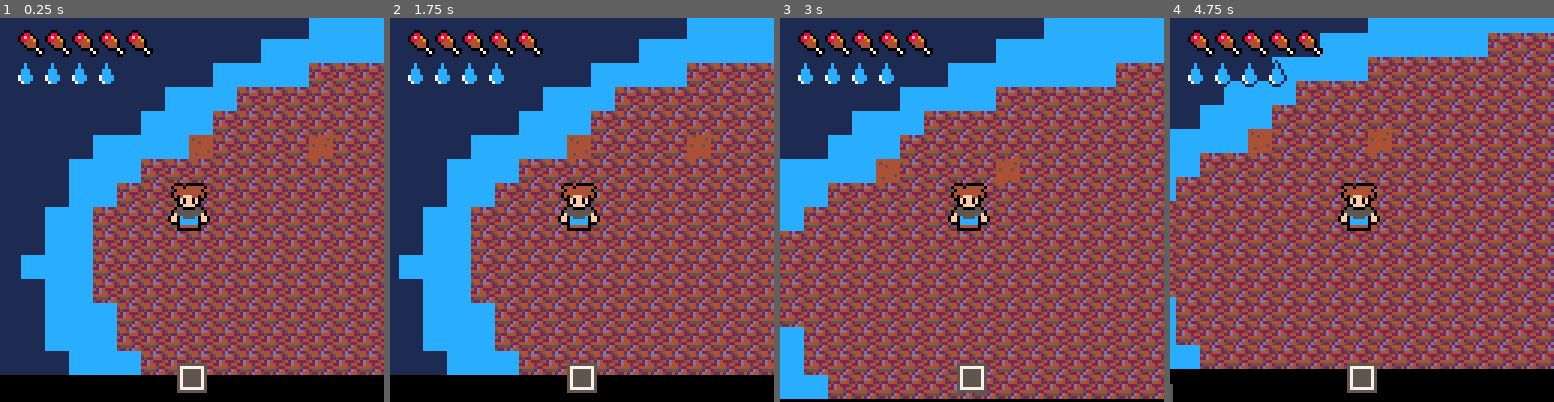
Above: before the commit, frames 1-4 (left to right).
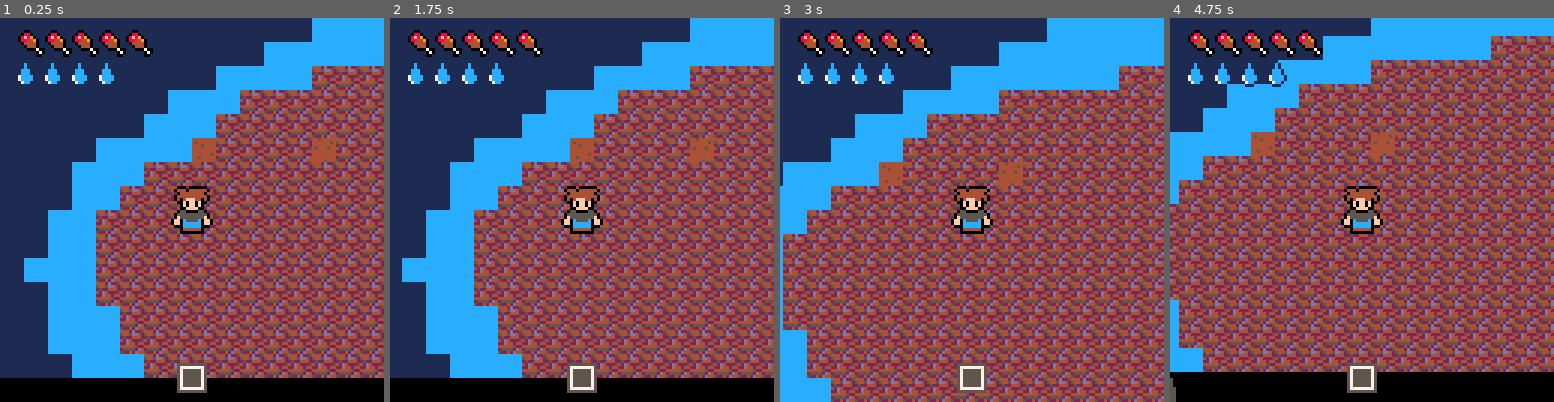
Above: after the commit, the same moments.

Repository: lucaslng/jamhacks-climatastrophe
Game: PICO-8 cartridge climate-collapse.p8
The game is run twice, just before and just after one commit, with the same random seed, the same clock (stepped at 60 frames per second) and the same inputs.
Inputs:
- Up to frame 1 (0.25 s): no input
- Up to frame 2 (1.75 s): tap O (Z key) at 0.7, 1.7 s; hold Right from 1.6 s (still down)
- Up to frame 3 (3 s): release Right at 2.1 s; tap O (Z key) at 2.1, 2.5, 2.9 s; hold Up 2.15-2.42 s; hold Right from 2.47 s (still down)
- Up to frame 4 (4.75 s): release Right at 3.03 s; hold Left 3.08-3.58 s; tap O (Z key) every 0.4 s from 3.3 to 4.5 s; hold Down 3.63-3.97 s; hold Right 4.02-4.68 s; hold Up from 4.73 s (still down)

The runs differ from the first frame. In frame 1, 37% of the frame differs, in the area x 0-100%, y 0-94%; in frame 2, 39%; in frame 3, 51%; in frame 4, 52%, in the area x 0-100%, y 0-100%.

Commit message:
earthquakes

Diff:
--- a/climate-collapse.p8
+++ b/climate-collapse.p8
@@ -48,6 +48,9 @@
 function _init()
 	-- cls()
 	-- intro()
+	shake = 0
+	shakex = 0
+	shakey = 0
 	cls()
 	sfx(0)
 	sfx(1)
@@ -97,7 +100,6 @@
 
 	function Player:drink(amount)
 		self.thirst = clamp(self.thirst + amount, 0, 5)
-		-- self.thirst += amount
 	end
 
 	function Player:eat(amount)
@@ -230,12 +232,23 @@
 	foreach(tsunamies, function(t) t.x += t.v t.lifetime -= 1 if mget(flr(t.x / 8), flr(t.y / 8)) != 8 then t.lifetime -= 2 end if t.x < Player.x and Player.x < t.x + 16 and t.y < Player.y and Player.y < t.y + t.height then die("You died to a tsunami!") end end)
 	if tsunamies[1] != nil and tsunamies[1].lifetime <= 0 then deli(tsunamies, 1) end
 
-end
+	if rnd(300) <= 1 then shake = 1.4 end
+
+end
+
+function doshake()
+	shakex=16-rnd(32)
+	shakey=16-rnd(32)
+	shakex*=shake
+	shakey*=shake
+	shake*=0.95
+	if (shake<0.05) shake=0
+ end
 
 function _draw()
 	cls()
-
-	camera(Player.x - 63, Player.y - 63)
+	doshake()
+	camera(Player.x - 64 + shakex, Player.y - 64 + shakey)
 	map(0, 0, 0, 0, 200, 200)
 	palt(black, false)
 	palt(green, true)
@@ -254,7 +267,7 @@
 	)
 
 	-- draw hud after resetting camera
-	camera()
+	camera(shakex, shakey)
 
 	local full_thirst = flr(Player.thirst)
 	local half_thirst = Player.thirst - full_thirst >= 0.5
